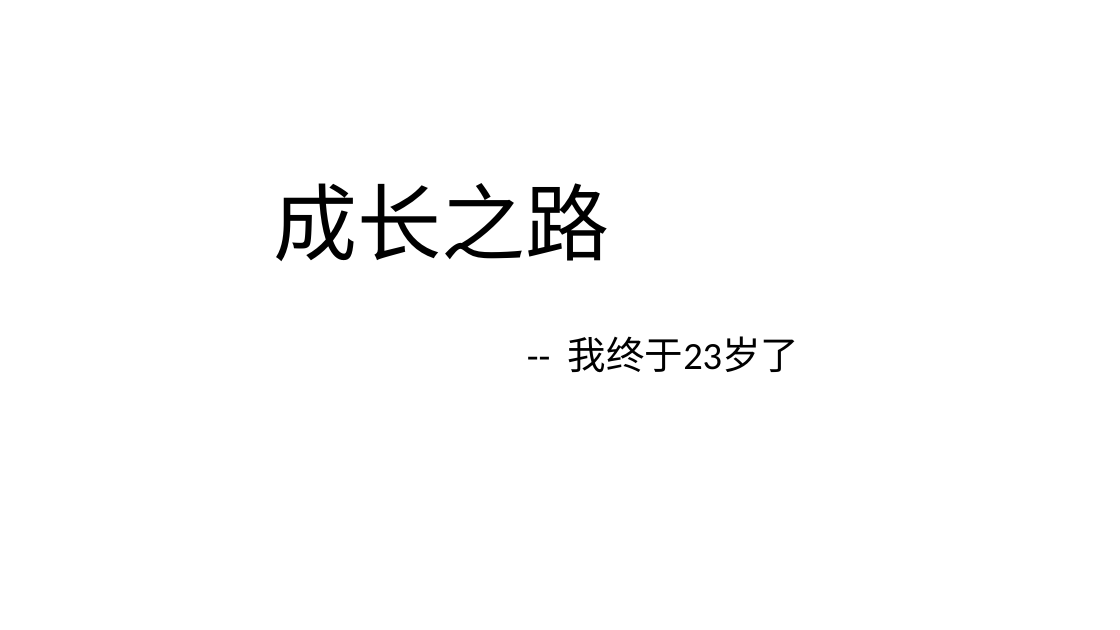
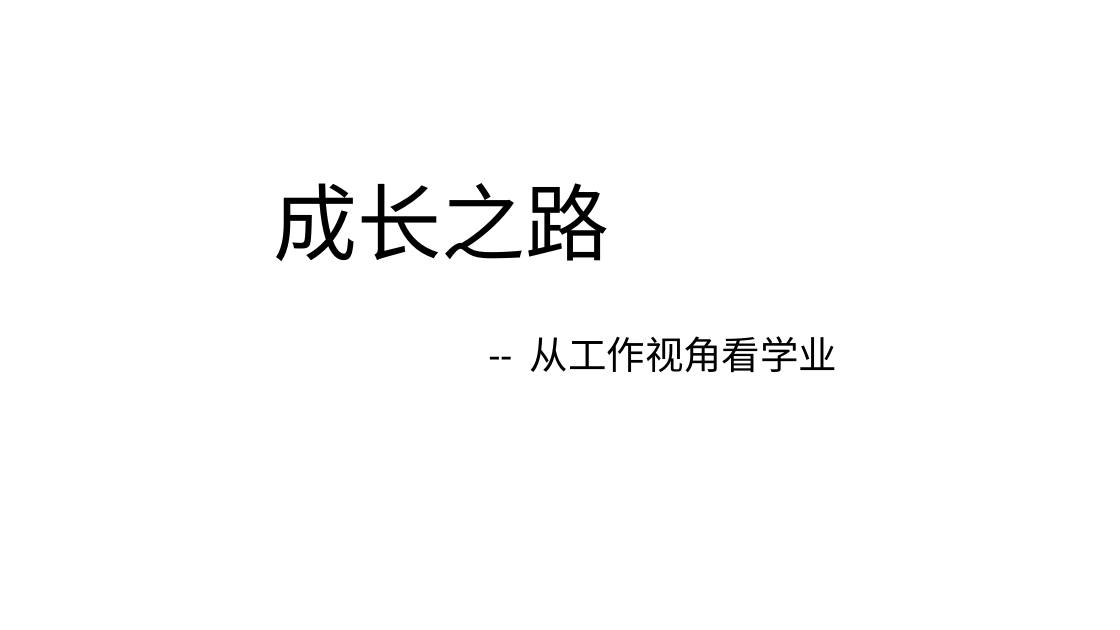
Before and after one commit to Kate-liu/Coder-Working, a slide deck: slide 1 of 9-Self article/标题Deno.pptx. Drawn at 1120x630 pixels with LibreOffice and Linux fonts; fonts in the diff are those of the drawing. Boxes give left, top, right and bottom in pixels: in the first picture for what was removed or moved away, otherwise in the second. Text is boxed around its words. In the diff, an @@ line names an element or a change of style, - is before the commit and + after.

```diff
--- a/9-Self article/标题Deno.pptx
+++ b/9-Self article/标题Deno.pptx
@@ subtitle at [530,336,838,372]: text changed @@
--- 我终于23岁了
+-- 从工作视角看学业
```
Also in this commit, not shown: 2 other files.
